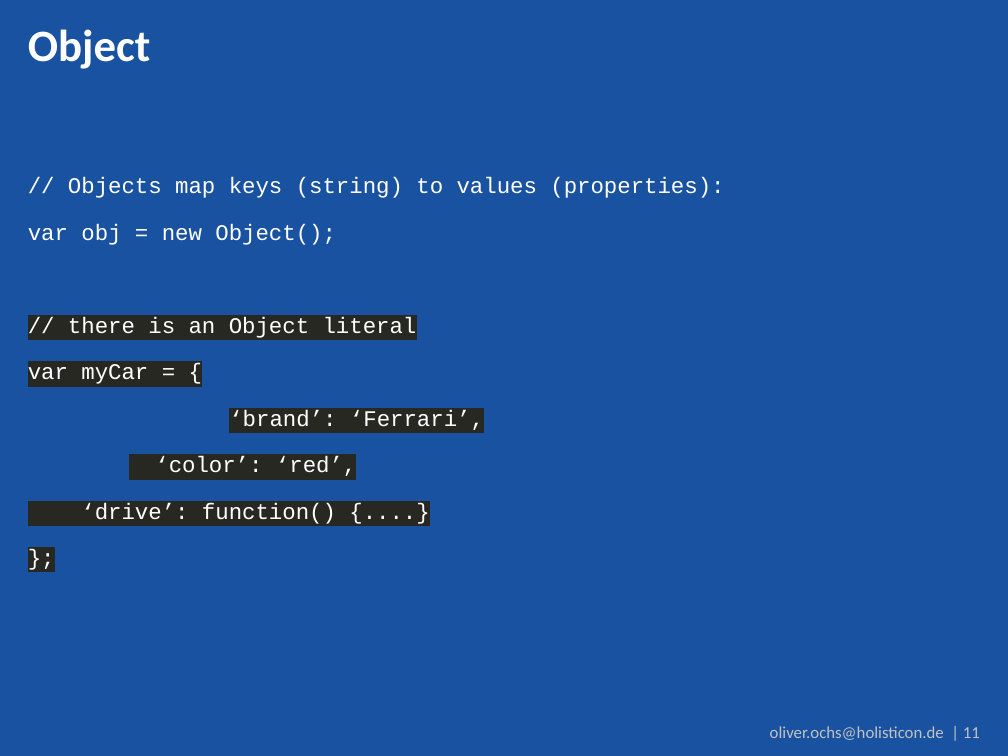
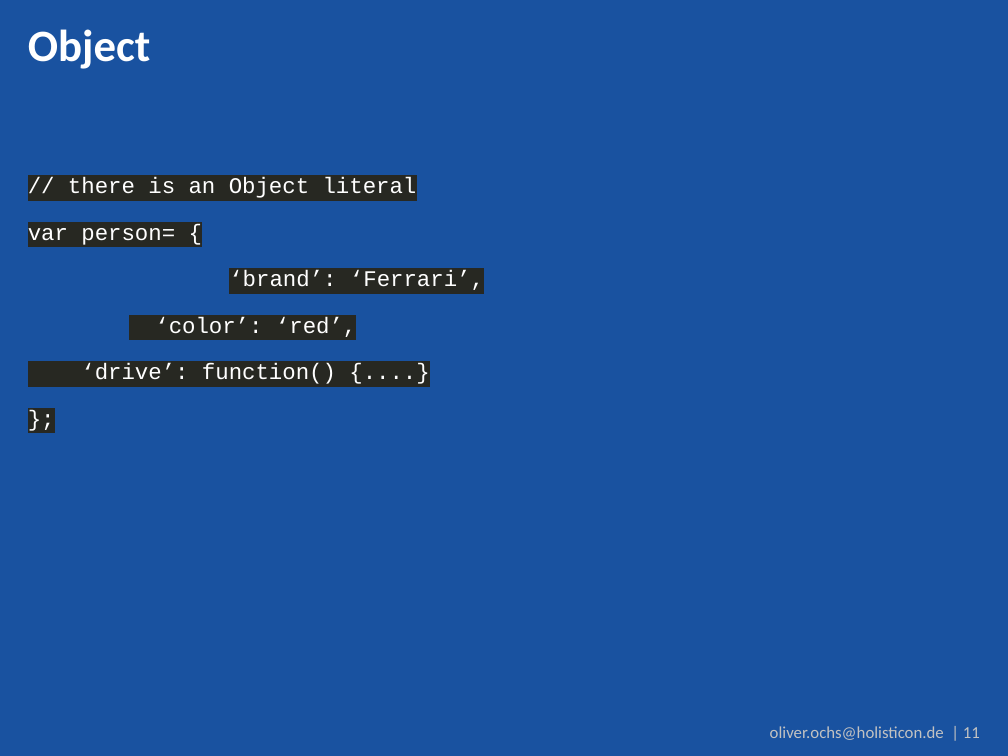
Before and after one commit to DJCordhose/serious-javascript, a slide deck: slide 11 of coding-sessions/code_talks.pptx. Drawn at 1008x756 pixels with LibreOffice and Linux fonts; fonts in the diff are those of the drawing; background and template pictures are left out. Boxes give left, top, right and bottom in pixels: in the first picture for what was removed or moved away, otherwise in the second. Text is boxed around its words. In the diff, an @@ line names an element or a change of style, - is before the commit and + after.

```diff
--- a/coding-sessions/code_talks.pptx
+++ b/coding-sessions/code_talks.pptx
@@ text at box(28, 177, 724, 245): paragraphs removed @@
-// Objects map keys (string) to values (properties):
-var obj = new Object();
@@ text at box(28, 228, 175, 245): text changed @@
-var myCar = {
+var person= {
```
Also in this commit, not shown: 1 other slide changed, 1 slide removed.
